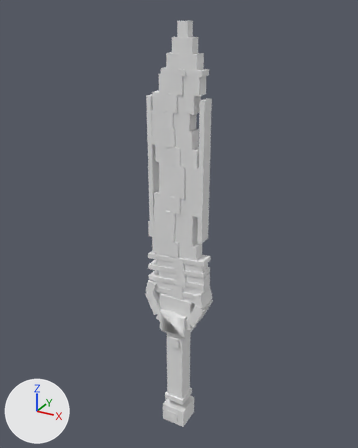
A saved change to the OBJ model src/main/resources/assets/ashbound/models/mesh/final_act.obj.
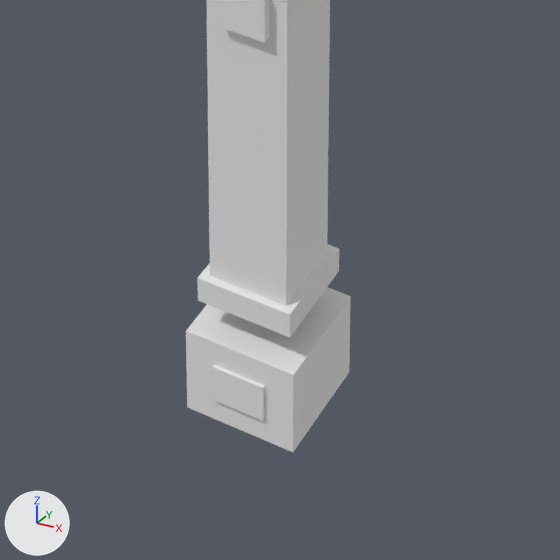
Each version is shown whole from a camera (50 mm lens) standing at (2.197, -3.579, 3.017) and looking at (0.46, -0.421, 1.438), then close up on the part from 35% to 65% of the width and 76% to 100% of the height. Lighting does not change. The marker at lower left points along +X, +Y and +Z. The last two pictures show the newer version. Where no turn or scale is listed for an object, it has been applied to the vertices.

The scene before the commit, as lines of its bpy script (objects in view):
```python
me_final_act = bpy.data.meshes.new('final_act')
me_final_act.from_pydata(...)  # 452 vertices, 684 faces; spans x 0.23..0.77, y -0.62..-0.38, z -0.46..2.93
# faces by material slot: [648, 36]
me_final_act.materials.append(mat_blade)  # its picture is missing
me_final_act.materials.append(mat_glow)  # its picture is missing
ob_final_act = bpy.data.objects.new('final_act', me_final_act)
ob_final_act.location = (0.0, 0.0, 0.0)
```
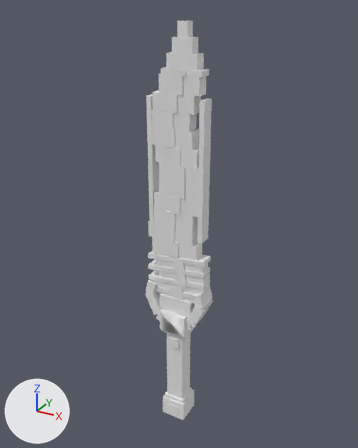
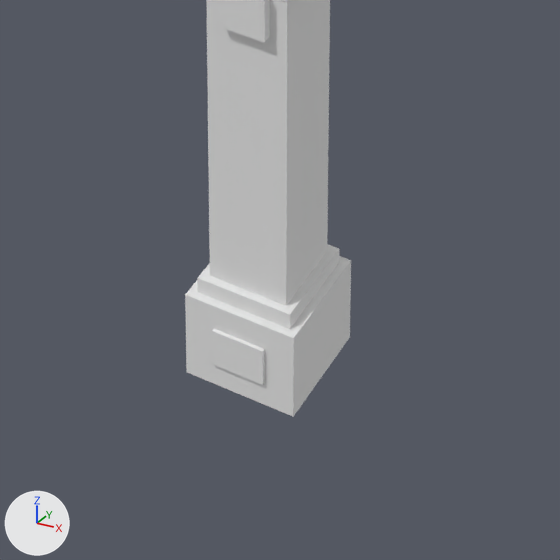
The change, as a diff of the scene's bpy script:
```diff
--- a/src/main/resources/assets/ashbound/models/mesh/final_act.obj.py
+++ b/src/main/resources/assets/ashbound/models/mesh/final_act.obj.py
@@ me_final_act @@
 # used by ob_final_act; location = (0.0, 0.0, 0.0)
-me_final_act.from_pydata(...)  # 452 vertices, 684 faces; spans x 0.23..0.77, y -0.62..-0.38, z -0.46..2.93
+me_final_act.from_pydata(...)  # 452 vertices, 684 faces; spans x 0.23..0.77, y -0.62..-0.38, z -0.38..2.93
+# me_final_act part 1: the loose piece of 8 vertices spanning x 0.39..0.61, y -0.61..-0.39, z -0.46..-0.28 is moved by (0.0, 0.0, 0.08)
+# me_final_act part 2: the loose piece of 8 vertices spanning x 0.45..0.55, y -0.61..-0.39, z -0.41..-0.33 is moved by (0.0, 0.0, 0.08)
 me_final_act.materials.append(mat_blade)
```

Where the change shows, as pixel boxes (x1, y1, x2, y2) in the close-ups (560 x 560 px; the box of a moved part takes in the faces that stretch with it):
'final_act', reshaped: before (186, 0, 351, 452); after (185, 0, 351, 417)
part 1 of me_final_act, moved or reshaped: before (186, 287, 351, 452); after (185, 256, 351, 417)
part 2 of me_final_act, moved or reshaped: before (212, 365, 265, 421); after (212, 329, 265, 385)
